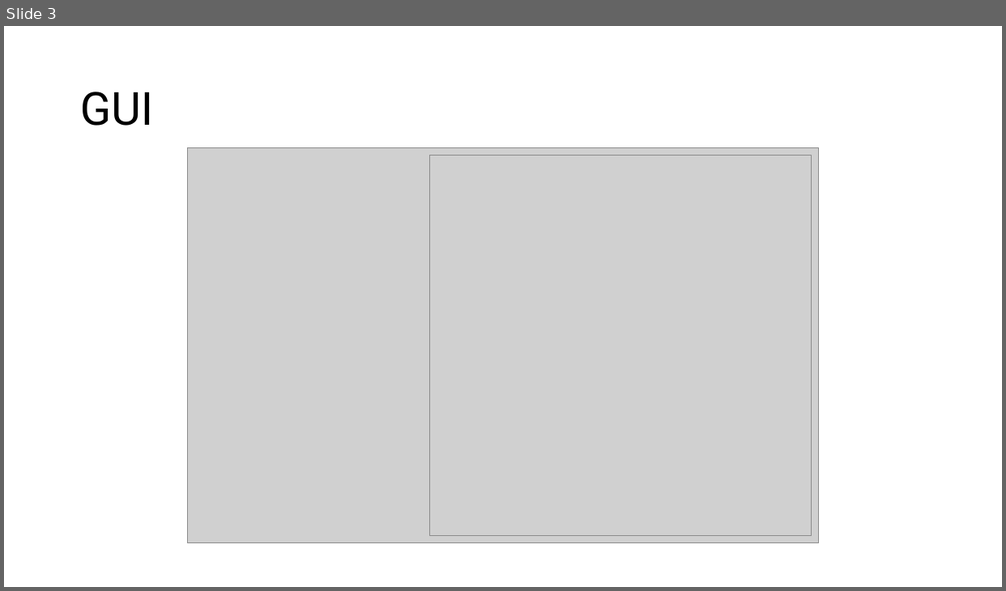
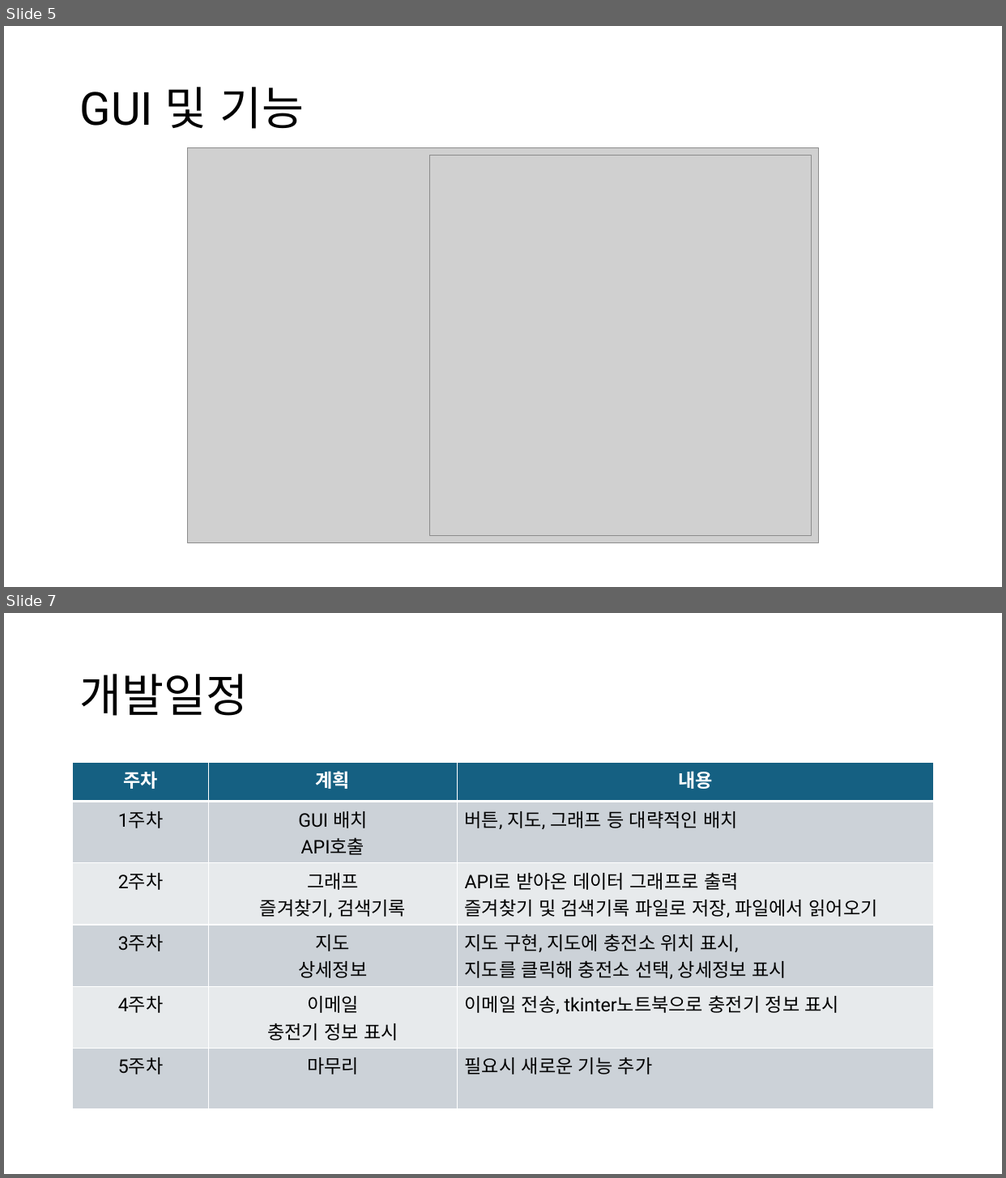
Before and after one commit to Jirung-E/Script_termproject, a slide deck: docs/스크립트언어 텀프로젝트.pptx. Shown one above the other, each under a label of ours: slide 3 before the commit, slides 5 and 7 after it; the slides between them are not shown. The pictures are 1006x591 and 1006x1178 pixels, drawn with LibreOffice and Linux fonts; fonts in the diff are those of the drawing; grey boxes stand for pictures. Boxes give left, top, right and bottom in pixels: in the first picture for what was removed or moved away, otherwise in the second. Text is boxed around its words. In the diff, an @@ line names an element or a change of style, - is before the commit and + after.

```diff
--- a/docs/스크립트언어 텀프로젝트.pptx
+++ b/docs/스크립트언어 텀프로젝트.pptx
@@ slide 7 added at (x1=4, y1=613, x2=1002, y2=1174), background #FFFFFF @@
@@ title added at (x1=80, y1=674, x2=249, y2=716), 44 pt, text #000000 @@
+개발일정
@@ table added at (x1=73, y1=763, x2=934, y2=1105), 6 rows, 3 columns @@
+주차 | 계획 | 내용
+1주차 | GUI 배치 / API호출 | 버튼, 지도, 그래프 등 대략적인 배치
+2주차 | 그래프 / 즐겨찾기, 검색기록 | API로 받아온 데이터 그래프로 출력 / 즐겨찾기 및 검색기록 파일로 저장, 파일에서 읽어오기
+3주차 | 지도 / 상세정보 | 지도 구현, 지도에 충전소 위치 표시, / 지도를 클릭해 충전소 선택, 상세정보 표시
+4주차 | 이메일 / 충전기 정보 표시 | 이메일 전송, tkinter노트북으로 충전기 정보 표시
+5주차 | 마무리 | 필요시 새로운 기능 추가
@@ what was slide 3 is now slide 5 @@
@@ slide 5 changed as well @@
@@ title at (x1=80, y1=87, x2=304, y2=129): text changed @@
-GUI
+GUI 및 기능
```
Also in this commit, not shown: 1 other slide changed, 3 other slides added, 1 slide removed, 2 other files.
